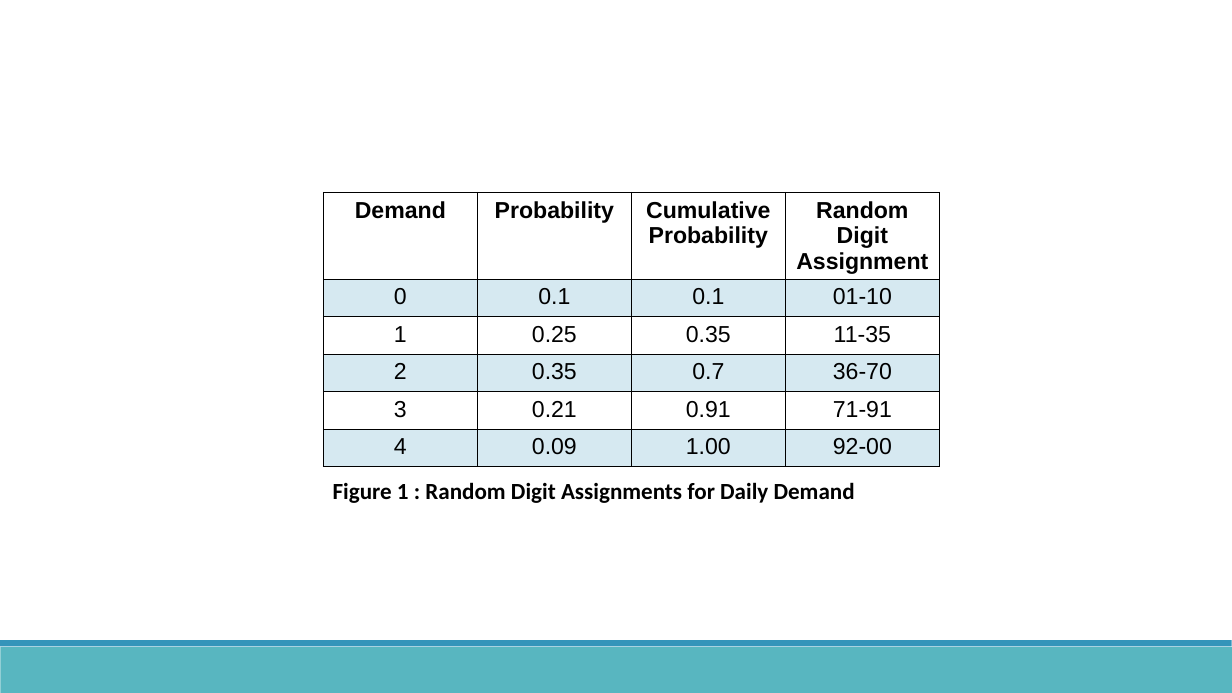
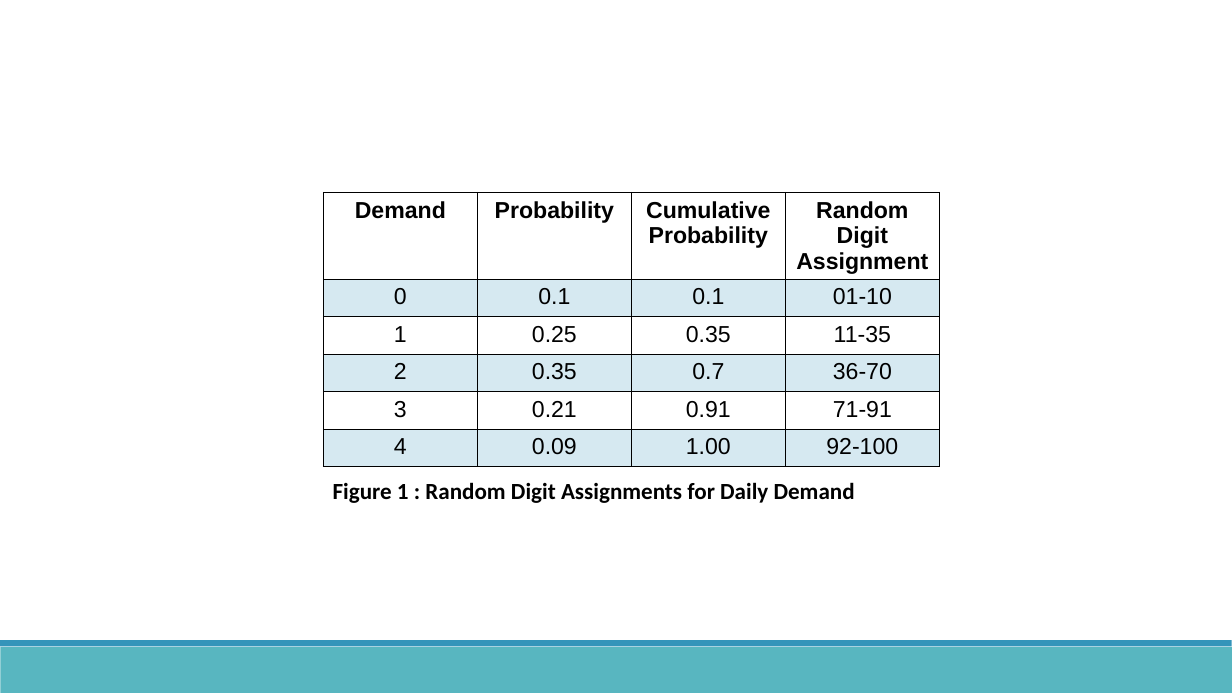
Before and after one commit to GP-SC/Modelling-simulation-projects, a slide deck: slide 6 of Lab 7_Task 3/Lab 7_Task 3/Task 3.pptx. Drawn at 1232x693 pixels with LibreOffice and Linux fonts; fonts in the diff are those of the drawing. Boxes give left, top, right and bottom in pixels: in the first picture for what was removed or moved away, otherwise in the second. Text is boxed around its words. In the diff, an @@ line names an element or a change of style, - is before the commit and + after.

```diff
--- a/Lab 7_Task 3/Lab 7_Task 3/Task 3.pptx
+++ b/Lab 7_Task 3/Lab 7_Task 3/Task 3.pptx
@@ table at [323,192,941,459] @@
-row 6, column 4: 92-00
+row 6, column 4: 92-100
```
Also in this commit, not shown: 1 other slide changed, 40 other files.
